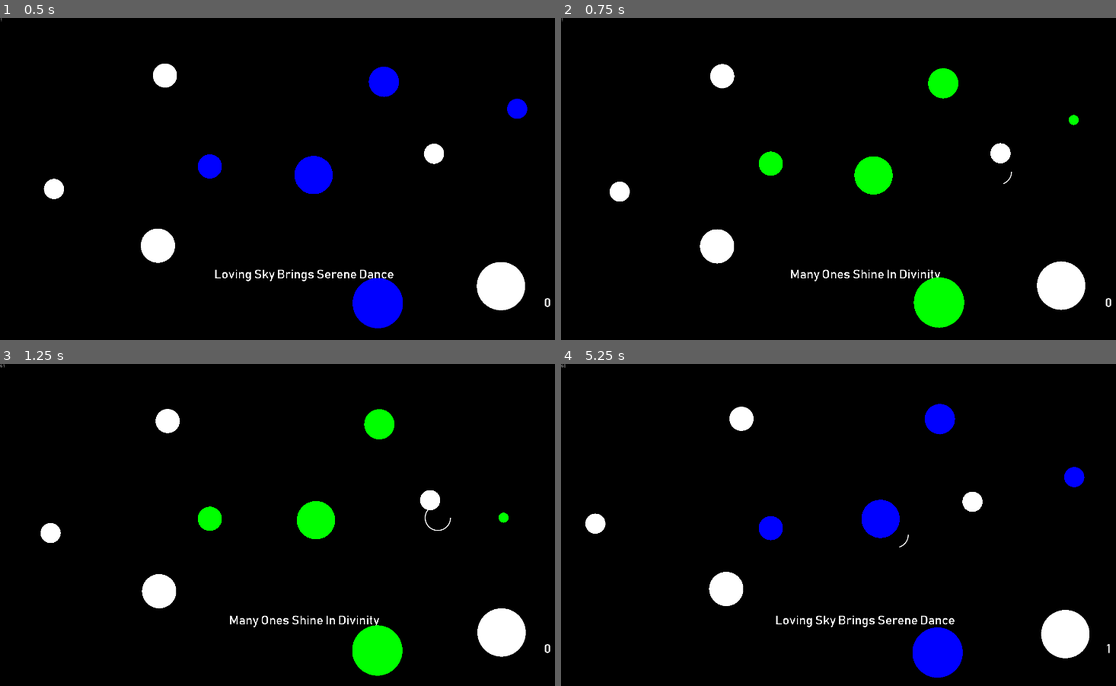
Above: before the commit, frames 1-4 (two rows, left to right).
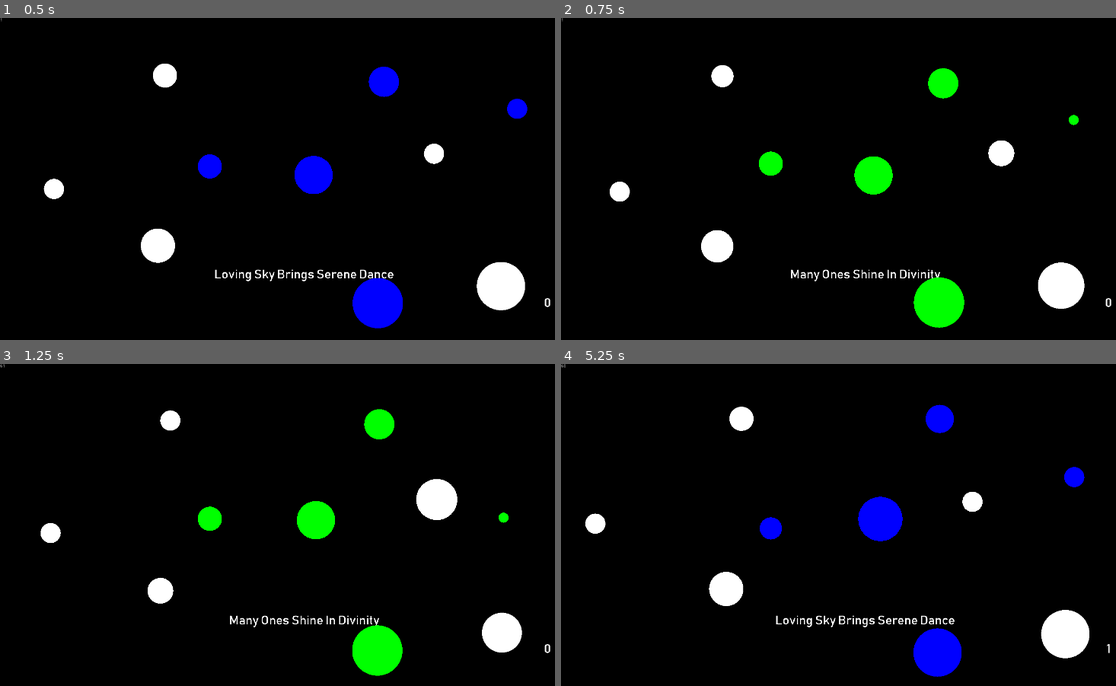
Above: after the commit, the same moments.

Repository: Dark-Gran/Spirit-Circles
Game: Godot game, scene res://src/Main.tscn
Two runs of this game, one before a commit and one after it. Both use one fixed random seed, a clock stepped at 60 frames per second and the inputs below.
Inputs (mouse positions are in pixels of both pictures, inside the frame that each line leads up to):
- Up to frame 1 (0.5 s): no input
- Up to frame 2 (0.75 s): tap Enter (ui_accept) at 0.5 s; move the mouse to (999, 172) at 0.52 s; press the mouse at (999, 172) at 0.53 s; hold Right (ui_right) from 0.53 s (still down)
- Up to frame 3 (1.25 s): keep holding Right (ui_right); tap Enter (ui_accept) at 0.77 s
- Up to frame 4 (5.25 s): move the mouse to (744, 550) at 1.27 s; release Right (ui_right) at 1.28 s; release the mouse at (744, 550) at 1.28 s; hold Left (ui_left) 1.28-2.03 s; click (744, 550) at 1.35 s; tap Enter (ui_accept) at 1.52, 3.02, 3.77, 4.52 s; move the mouse to (927, 460) at 2.02 s; press the mouse at (927, 460) at 2.03 s; hold Right (ui_right) 2.03-3.53 s; move the mouse to (832, 602) at 2.77 s; release the mouse at (832, 602) at 2.78 s; click (832, 602) at 2.85 s; move the mouse to (1049, 586) at 3.52 s; press the mouse at (1049, 586) at 3.53 s; hold Left (ui_left) from 3.53 s (still down); move the mouse to (683, 483) at 4.27 s; release the mouse at (683, 483) at 4.28 s; click (683, 483) at 4.35 s; move the mouse to (894, 534) at 5.02 s; press the mouse at (894, 534) at 5.03 s

Frame 1 is identical in both runs. In frame 2, 0.4% of the frame differs, in the area x 24-95%, y 14-91%; in frame 3, 1.3%, in the area x 25-95%, y 13-92%; in frame 4, 0.5%.

Commit message:
"minimal button radius" for circles

Diff:
--- a/src/Main.gd
+++ b/src/Main.gd
@@ -6,6 +6,7 @@
 const PREDICTION_DISTANCE = 3
 const PREDICTION_MAX = 350
 const PC_RADIUS = 40
+const CIRCLE_BUTTON_MIN_RADIUS = 80
 
 var current_scene = null
 
--- a/src/world/World.gd
+++ b/src/world/World.gd
@@ -149,8 +149,12 @@
 			var hit
 			var mouse = get_viewport().get_mouse_position()
 			if $Level.FocusPower_enabled && pc_accumulator == 0:
+				var r
 				for c in $Level/Circles.get_children():
-					if !c.merging_away && Geometry.is_point_in_circle(mouse, c.position, c.radius):
+					r = c.radius
+					if r < Main.CIRCLE_BUTTON_MIN_RADIUS:
+						r = Main.CIRCLE_BUTTON_MIN_RADIUS
+					if !c.merging_away && Geometry.is_point_in_circle(mouse, c.position, r):
 						hit = c
 						focus_power(c, delta)
 						break
